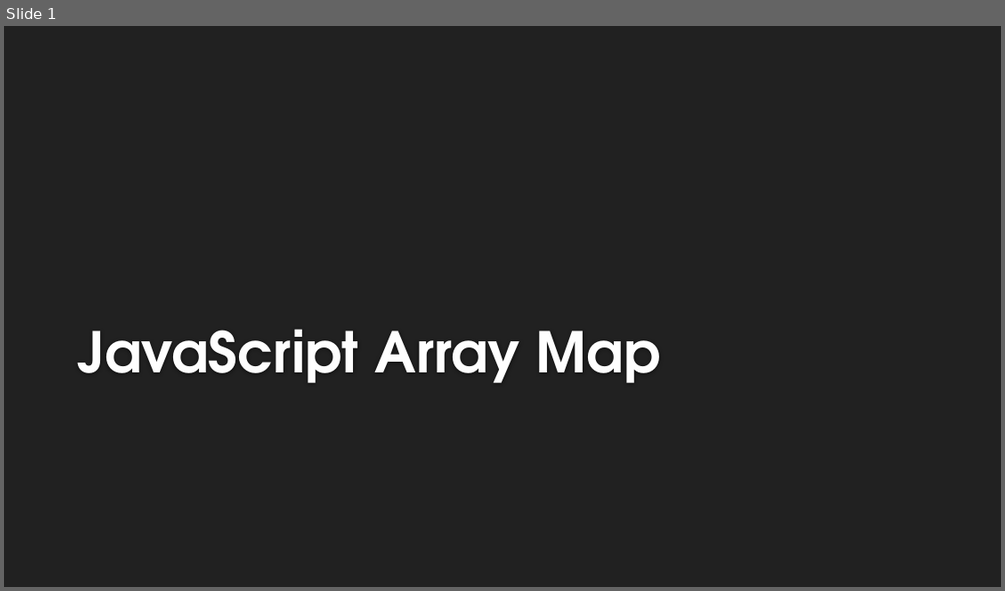
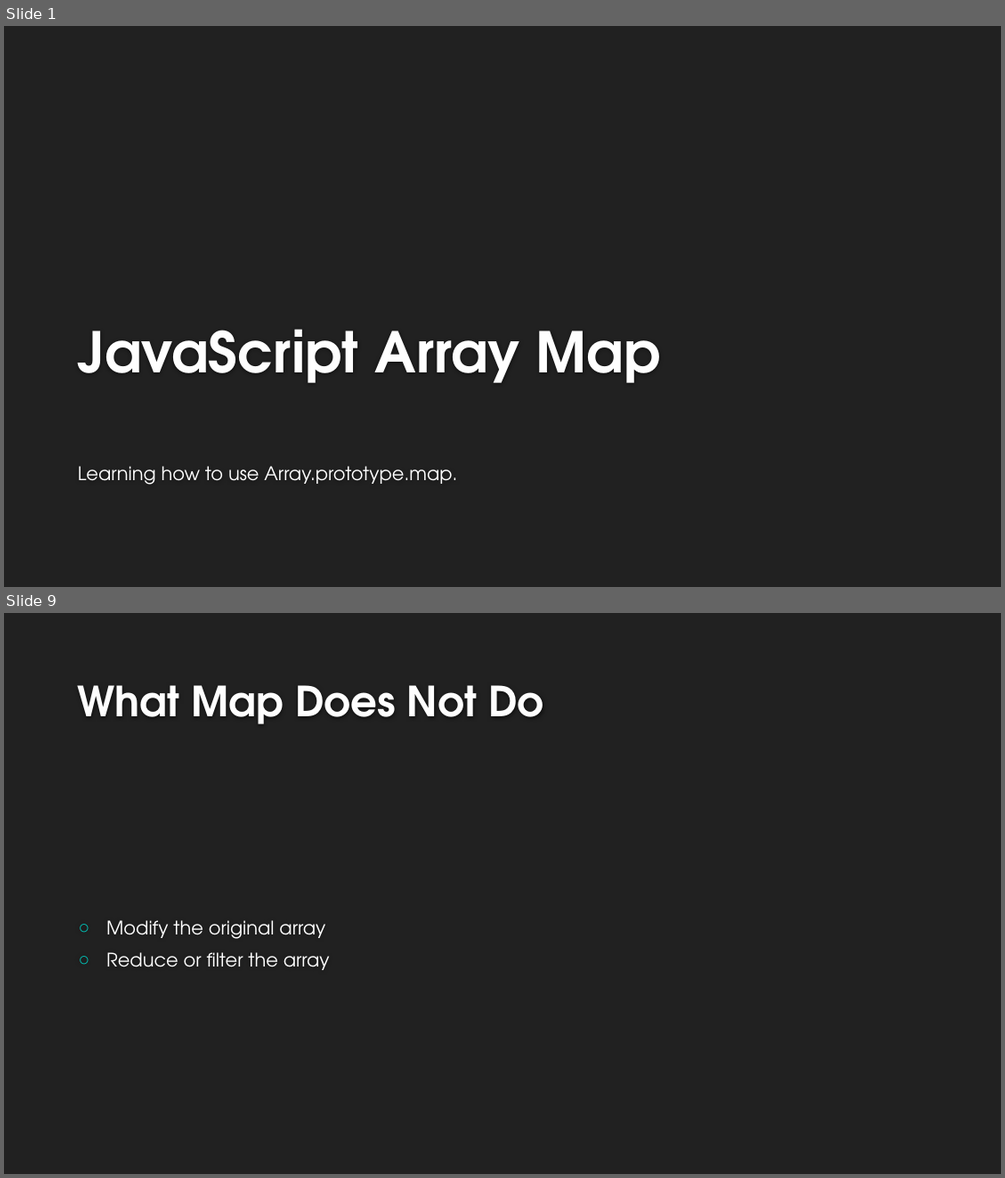
Before and after one commit to ericglasser/javascript-array-map-lesson, a slide deck: javascript-map-array-lesson.pptx. Shown one above the other, each under a label of ours: slide 1 before the commit, slides 1 and 9 after it; the slides between them are not shown. The pictures are 1005x591 and 1005x1178 pixels, drawn with LibreOffice and Linux fonts; fonts in the diff are those of the drawing; background and template pictures are left out. Boxes give left, top, right and bottom in pixels: in the first picture for what was removed or moved away, otherwise in the second. Text is boxed around its words. In the diff, an @@ line names an element or a change of style, - is before the commit and + after.

```diff
--- a/javascript-map-array-lesson.pptx
+++ b/javascript-map-array-lesson.pptx
@@ slide 9 added at <box>4,613,1001,1174</box>, background #212121 @@
@@ title added at <box>78,685,543,724</box>, 40 pt, text #FEFEFE, bold @@
+What Map Does Not Do
@@ text added at <box>106,920,330,970</box>, 18 pt, text #FFFFFF @@
+○ Modify the original array
+○ Reduce or filter the array
@@ slide 1 changed as well @@
@@ subtitle added at <box>78,466,457,484</box>, 18 pt, text #FFFFFF @@
+Learning how to use Array.prototype.map.
```
Also in this commit, not shown: 10 other slides added, 1 slide removed, 1 other file.
